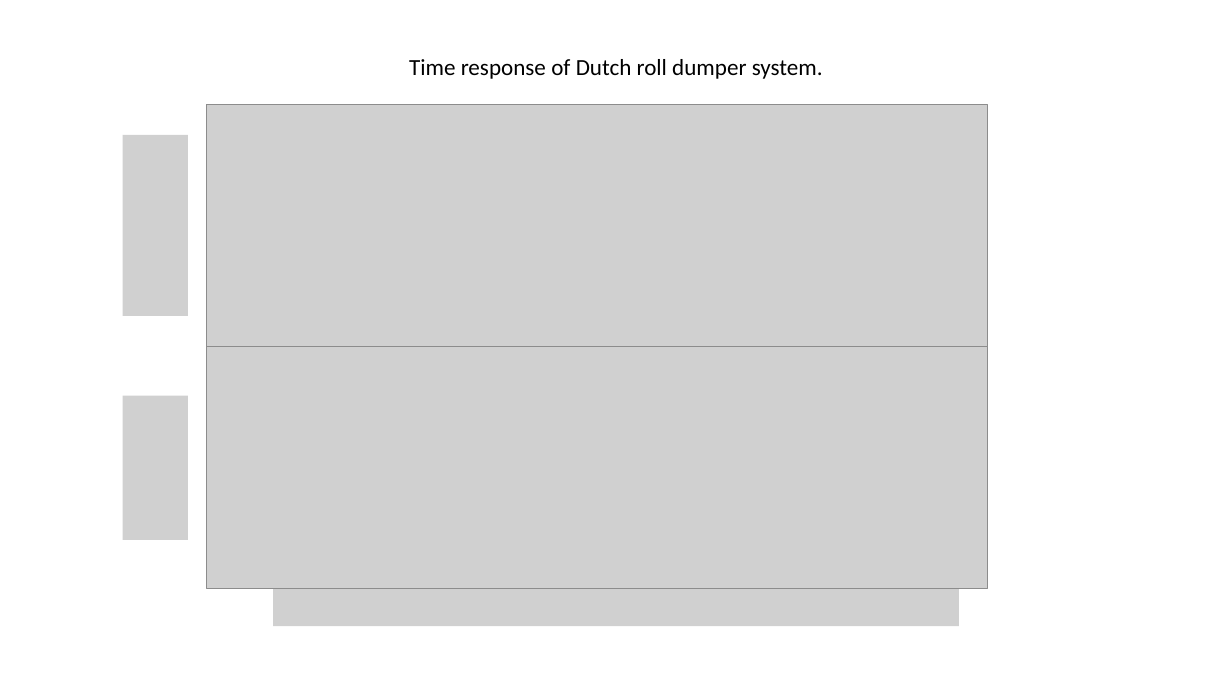
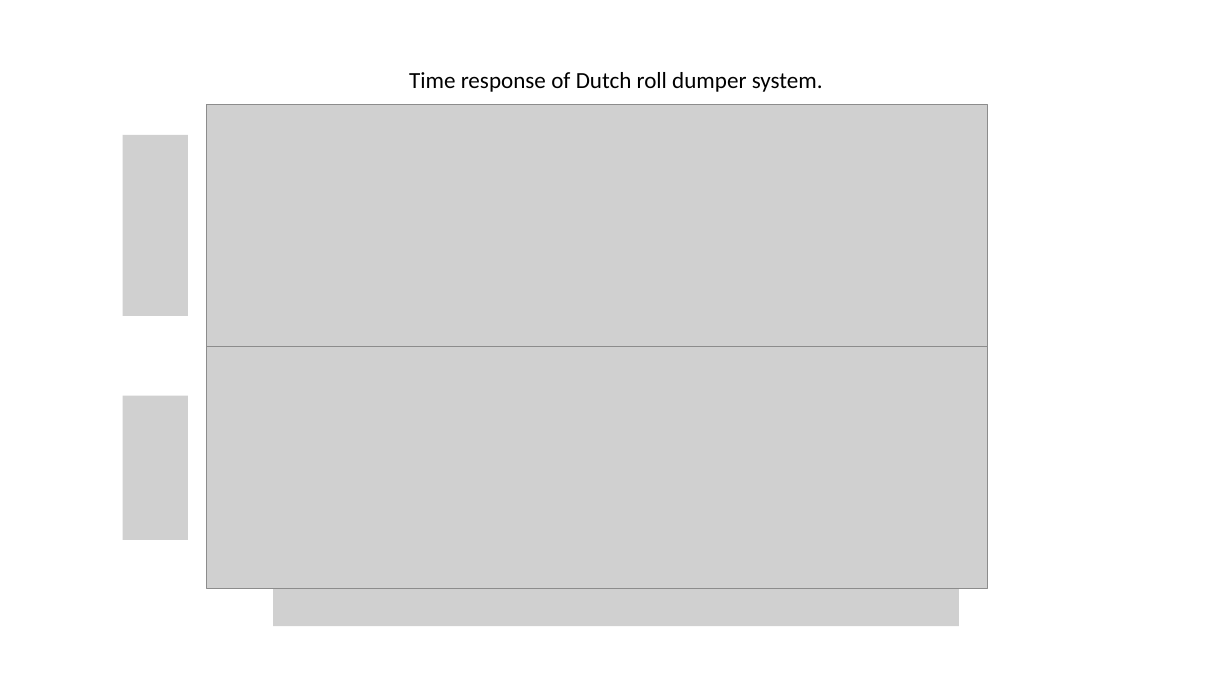
Before and after one commit to KantouniasA/flightDynamics, a slide deck: slide 29 of TechnicalReport/Figures.pptx. Drawn at 1232x693 pixels with LibreOffice and Linux fonts; fonts in the diff are those of the drawing; grey boxes stand for pictures. Boxes give left, top, right and bottom in pixels: in the first picture for what was removed or moved away, otherwise in the second. Text is boxed around its words. In the diff, an @@ line names an element or a change of style, - is before the commit and + after.

```diff
--- a/TechnicalReport/Figures.pptx
+++ b/TechnicalReport/Figures.pptx
@@ text "Time response of Dutch roll ..." moved from (x1=409, y1=59, x2=823, y2=79) to (x1=409, y1=72, x2=823, y2=92) @@
```
Also in this commit, not shown: 1 slide added, 2 other files.
